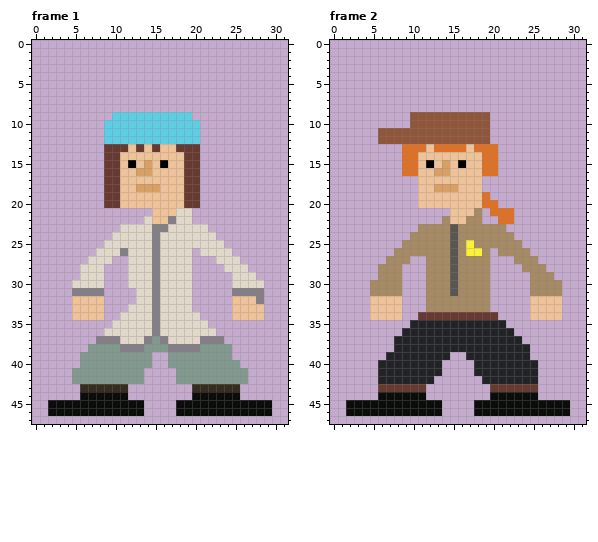
File history of a pixel-art file, assets/art/humans_slim.aseprite. The picture above is the old version.
32x48 pixels, 5 frames. Shown: frame 1, frame 2. The commit also changed other frames, which this record leaves out.
After the commit:
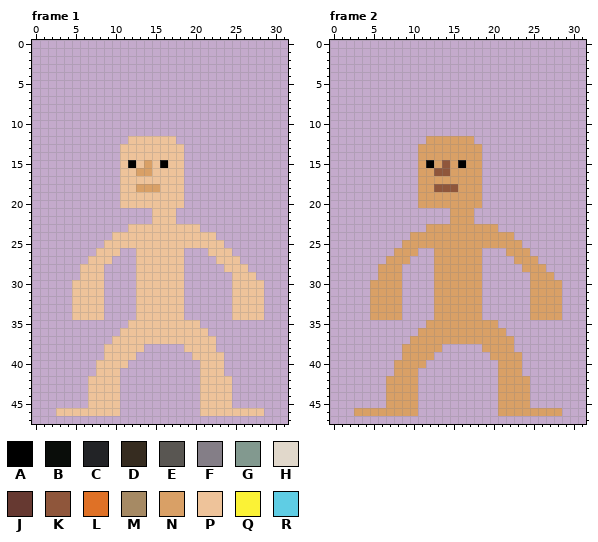
Palette (. is transparent): A #000000  B #0a0d0a  C #222326  D #362c20  E #595652  F #847e87  G #82998f  H #e1d8cb  J #663931  K #8f563b  L #df7126  M #a68a64  N #d9a066  P #eec39a  Q #fbf236  R #5fcde4
The edit:
layer "Hair" now hidden
layer "Headwear" now hidden
layer "Pants" now hidden
layer "Shirt" now hidden
layer "Shoes" now hidden
--- frame 1
@@ x 0..31 @@
  8 ................................
- 9 ..........RRRRRRRRRR............
-10 .........RRRRRRRRRRRR...........
-11 .........RRRRRRRRRRRR...........
-12 .........RRRRRRRRRRRR...........
-13 .........JJJPJPJPPJJJ...........
-14 .........JJPPPPPPPPJJ...........
-15 .........JJPAPNPAPPJJ...........
-16 .........JJPPNNPPPPJJ...........
-17 .........JJPPPPPPPPJJ...........
-18 .........JJPPNNNPPPJJ...........
-19 .........JJPPPPPPPPJJ...........
-20 .........JJPPPPPPPPJJ...........
-21 ...............PPPHH............
-22 ..............HPPFHH............
-23 ...........HHHHFFHHHHH..........
-24 ..........HHHHHFHHHHHHH.........
-25 .........HHHHHHFHHHHHHHH........
-26 ........HHHFHHHFHHHH.HHHH.......
-27 .......HHH..HHHFHHHH...HHH......
-28 ......HHH...HHHFHHHH....HHH.....
-29 ......HHH...HHHFHHHH.....HHH....
-30 .....HHHH...HHHFHHHH.....HHHH...
-31 .....FFFF....HHFHHHH.....FFFF...
-32 .....PPPP....HHFHHHH.....PPPF...
-33 .....PPPP...HHHFHHHH.....PPPP...
-34 .....PPPP..HHHHFHHHHH....PPPP...
-35 ..........HHHHHFHHHHHH..........
-36 .........HHHHHHFHHHHHHH.........
-37 ........FFFHHHFGFHHHHFFF........
-38 .......GGGGFFFGGGFFFFGGGG.......
-39 ......GGGGGGGGG..GGGGGGGG.......
-40 ......GGGGGGGGG..GGGGGGGGG......
-41 .....GGGGGGGGG....GGGGGGGGG.....
-42 .....GGGGGGGGG....GGGGGGGGG.....
-43 ......DDDDDD........DDDDDD......
-44 ......BBBBBB........BBBBBB......
-45 ..BBBBBBBBBBBB....BBBBBBBBBBBB..
-46 ..BBBBBBBBBBBB....BBBBBBBBBBBB..
+ 9 ................................
+10 ................................
+11 ................................
+12 ............PPPPPP..............
+13 ...........PPPPPPPP.............
+14 ...........PPPPPPPP.............
+15 ...........PAPNPAPP.............
+16 ...........PPNNPPPP.............
+17 ...........PPPPPPPP.............
+18 ...........PPNNNPPP.............
+19 ...........PPPPPPPP.............
+20 ...........PPPPPPPP.............
+21 ...............PPP..............
+22 ...............PPP..............
+23 ............PPPPPPPPP...........
+24 ..........PPPPPPPPPPPPP.........
+25 .........PPPPPPPPPPPPPPP........
+26 ........PPP..PPPPPP...PPP.......
+27 .......PPP...PPPPPP....PPP......
+28 ......PPP....PPPPPP.....PPP.....
+29 ......PPP....PPPPPP......PPP....
+30 .....PPPP....PPPPPP......PPPP...
+31 .....PPPP....PPPPPP......PPPP...
+32 .....PPPP....PPPPPP......PPPP...
+33 .....PPPP....PPPPPP......PPPP...
+34 .....PPPP....PPPPPP......PPPP...
+35 ............PPPPPPPPP...........
+36 ...........PPPPPPPPPPP..........
+37 ..........PPPPPPPPPPPPP.........
+38 .........PPPPP.....PPPP.........
+39 .........PPPP.......PPPP........
+40 ........PPPP.........PPP........
+41 ........PPP..........PPP........
+42 .......PPPP..........PPPP.......
+43 .......PPPP..........PPPP.......
+44 .......PPPP..........PPPP.......
+45 .......PPPP..........PPPP.......
+46 ...PPPPPPPP..........PPPPPPPP...
 47 ................................
--- frame 2
@@ x 0..31 @@
  8 ................................
- 9 ..........KKKKKKKKKK............
-10 ..........KKKKKKKKKK............
-11 ......KKKKKKKKKKKKKK............
-12 ......KKKKKKKKKKKKKK............
-13 .........LLLPLLLLPLLL...........
-14 .........LLPPPPPPPPLL...........
-15 .........LLPAPNPAPPLL...........
-16 .........LLPPNNPPPPLL...........
-17 ...........PPPPPPPP.............
-18 ...........PPNNNPPP.............
-19 ...........PPPPPPPPL............
-20 ...........PPPPPPPPLL...........
-21 ...............PPPM.LLL.........
-22 ..............MPPMM..LL.........
-23 ...........MMMMEMMMMMM..........
-24 ..........MMMMMEMMMMMMM.........
-25 .........MMMMMMEMQMMMMMM........
-26 ........MMMMMMMEMQQM.MMMM.......
-27 .......MMM..MMMEMMMM...MMM......
-28 ......MMM...MMMEMMMM....MMM.....
-29 ......MMM...MMMEMMMM.....MMM....
-30 .....MMMM...MMMEMMMM.....MMMM...
-31 .....MMMM...MMMEMMMM.....MMMM...
-32 .....PPPP...MMMMMMMM.....PPPP...
-33 .....PPPP...MMMMMMMM.....PPPP...
-34 .....PPPP..JJJJJJJJJJ....PPPP...
-35 ..........CCCCCCCCCCCC..........
-36 .........CCCCCCCCCCCCCC.........
-37 ........CCCCCCCCCCCCCCCC........
-38 ........CCCCCCCCCCCCCCCCC.......
-39 .......CCCCCCCC..CCCCCCCC.......
-40 ......CCCCCCCC....CCCCCCCC......
-41 ......CCCCCCCC....CCCCCCCC......
-42 ......CCCCCCC......CCCCCCC......
-43 ......JJJJJJ........JJJJJJ......
-44 ......BBBBBB........BBBBBB......
-45 ..BBBBBBBBBBBB....BBBBBBBBBBBB..
-46 ..BBBBBBBBBBBB....BBBBBBBBBBBB..
+ 9 ................................
+10 ................................
+11 ................................
+12 ............NNNNNN..............
+13 ...........NNNNNNNN.............
+14 ...........NNNNNNNN.............
+15 ...........NANKNANN.............
+16 ...........NNKKNNNN.............
+17 ...........NNNNNNNN.............
+18 ...........NNKKKNNN.............
+19 ...........NNNNNNNN.............
+20 ...........NNNNNNNN.............
+21 ...............NNN..............
+22 ...............NNN..............
+23 ............NNNNNNNNN...........
+24 ..........NNNNNNNNNNNNN.........
+25 .........NNNNNNNNNNNNNNN........
+26 ........NNN..NNNNNN...NNN.......
+27 .......NNN...NNNNNN....NNN......
+28 ......NNN....NNNNNN.....NNN.....
+29 ......NNN....NNNNNN......NNN....
+30 .....NNNN....NNNNNN......NNNN...
+31 .....NNNN....NNNNNN......NNNN...
+32 .....NNNN....NNNNNN......NNNN...
+33 .....NNNN....NNNNNN......NNNN...
+34 .....NNNN....NNNNNN......NNNN...
+35 ............NNNNNNNNN...........
+36 ...........NNNNNNNNNNN..........
+37 ..........NNNNNNNNNNNNN.........
+38 .........NNNNN.....NNNN.........
+39 .........NNNN.......NNNN........
+40 ........NNNN.........NNN........
+41 ........NNN..........NNN........
+42 .......NNNN..........NNNN.......
+43 .......NNNN..........NNNN.......
+44 .......NNNN..........NNNN.......
+45 .......NNNN..........NNNN.......
+46 ...NNNNNNNN..........NNNNNNNN...
 47 ................................
Changed places in both pictures, as pixel boxes (x1, y1, x2, y2):
changed: (48, 112, 272, 416)
changed: (346, 112, 570, 416)
